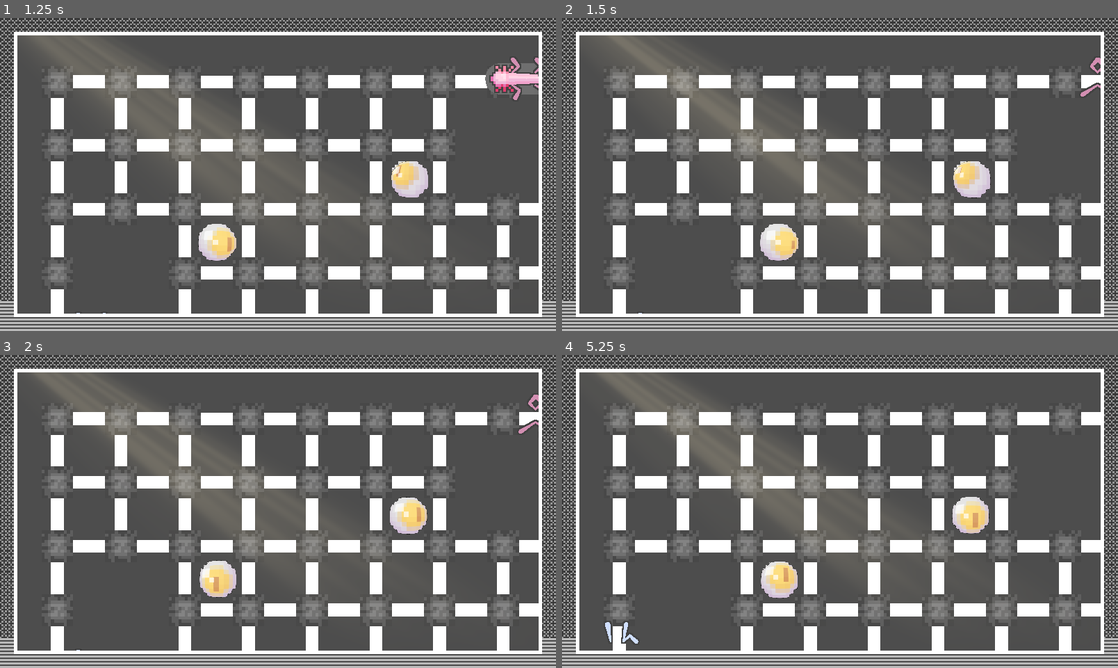
Above: before the commit, frames 1-4 (two rows, left to right).
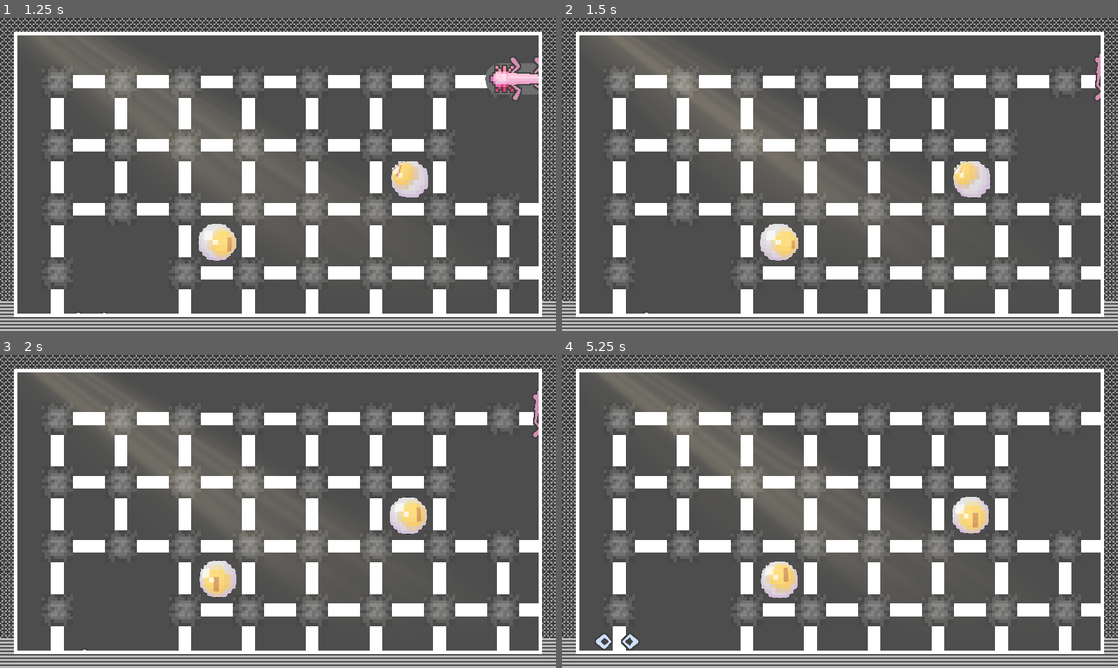
Above: after the commit, the same moments.

Repository: r8114wjbn9118/Hello-Godot-Game-Jam-1
Game: Godot game, scene res://Map/Map.tscn
Same seed, same stepped clock (60 frames per second), same inputs: the game is played once before the commit and once after it. The engine's default icon, where the game draws it, is replaced by a stand-in: a white triangle on a blue panel in a dark square.
Inputs (mouse positions are in pixels of both pictures, inside the frame that each line leads up to):
- Up to frame 1 (1.25 s): tap Enter (ui_accept) at 0.5, 0.77 s; move the mouse to (400, 158) at 0.52 s; hold Right (ui_right) from 0.53 s (still down); hold Z (z) from 0.53 s (still down)
- Up to frame 2 (1.5 s): move the mouse to (728, 190) at 1.27 s; release Right (ui_right) at 1.28 s; release Z (z) at 1.28 s; hold Down (ui_down) from 1.28 s (still down); tap Z (z) at 1.35 s
- Up to frame 3 (2 s): keep holding Down (ui_down); tap Enter (ui_accept) at 1.52 s
- Up to frame 4 (5.25 s): move the mouse to (895, 442) at 2.02 s; release Down (ui_down) at 2.03 s; hold Right (ui_right) 2.03-2.78 s; hold Z (z) 2.03-2.78 s; move the mouse to (812, 574) at 2.77 s; hold Up (ui_up) 2.78-3.53 s; tap Z (z) at 2.85, 4.35 s; tap Enter (ui_accept) at 3.02, 3.5, 3.77, 4.52 s; move the mouse to (1006, 558) at 3.52 s; hold Z (z) 3.53-4.28 s; hold Left (ui_left) 3.53-5.03 s; move the mouse to (673, 464) at 4.27 s; move the mouse to (867, 511) at 5.02 s; hold Down (ui_down) from 5.03 s (still down); hold Z (z) from 5.03 s (still down)

Frame 1 is identical in both runs. In frame 2, 0.1% of the frame differs, in the area x 13-97%, y 11-95%; in frame 3, 0.1%; in frame 4, 0.2%, in the area x 6-14%, y 84-94%.

Commit message:
fix legIK undo

Diff:
--- a/MapItems/WormTail/body/BodyLine.gd
+++ b/MapItems/WormTail/body/BodyLine.gd
@@ -63,9 +63,34 @@
 	BL.global_rotation = Path_rotate - PI/2
 	BL.start_move()
 
+@onready var _undoRedo:UndoRedo = UndoRedo.new()
+
+
+func Do():
+	var arr := [$LegIk_FR, $LegIk_BL, $LegIk_FL, $LegIk_BR]
+	_undoRedo.create_action("leg point save")
+	for i in arr:
+		_undoRedo.add_undo_method(i.update.bind(true))
+		_undoRedo.add_undo_property(i, "points", i.points)
+		_undoRedo.add_undo_property(i, "end_point", i.end_point)
+
+
+	_undoRedo.commit_action()
+func Undo():
+	if _undoRedo.has_undo():
+		_undoRedo.undo()
+
+
+
+
+
+
+
+
+
 var _time = 0.0
 const LEG_SP_MOVE_TIME = 0.05
-func _process(delta: float) -> void:
+func _process(delta: float) -> void: # NOTE 分次移動
 	%Body.global_position = Vector2.ZERO
 	%Body.global_rotation = 0.0
 	_time += delta
--- a/MapItems/WormTail/body/worm_body.gd
+++ b/MapItems/WormTail/body/worm_body.gd
@@ -120,9 +120,13 @@
 @onready var _undoRedo:UndoRedo = UndoRedo.new()
 func Do(): # NOTE 由WormManager調用
 	_undoRedo.create_action("nothing")
-	_undoRedo.add_undo_method(_move)
+
+	_undoRedo.add_do_method(_move)
+	_undoRedo.add_do_method(_bodyLine.Do)
+
 	#print_tree_pretty()
 	_undoRedo.add_undo_method(_unmove.bind(_pathLine.points, _bodyLine.points))
+	_undoRedo.add_undo_method(_bodyLine.Undo)
 	_undoRedo.commit_action()
 func Undo():
 	if _undoRedo.has_undo():
--- a/MapItems/WormTail/legIK/LegIK.tscn
+++ b/MapItems/WormTail/legIK/LegIK.tscn
@@ -13,7 +13,7 @@
 
 [node name="Line2D" type="Line2D" parent="Node"]
 unique_name_in_owner = true
-points = PackedVector2Array(0, 0, 15, 0, 30, 0)
+points = PackedVector2Array(0, 0, 0, 0, 0, 0)
 width = 7.0
 width_curve = SubResource("Curve_1conq")
 default_color = Color(1, 0.733333, 0.835294, 1)
--- a/MapItems/WormTail/legIK/leg_ik.gd
+++ b/MapItems/WormTail/legIK/leg_ik.gd
@@ -9,6 +9,10 @@
 var points:
 	set(value): line.points = value
 	get: return line.points
+
+var end_point: ## NOTE for undoRedo from Body
+	set(value): %LegEnd.global_position = value
+	get: return %LegEnd.global_position
 
 func start_move():
 	need_update = true
@@ -30,21 +34,19 @@
 # Called every frame. 'delta' is the elapsed time since the previous frame.
 func _process(delta: float) -> void:
 	if need_update:
-		#global_position = Vector2.ZERO
-		#global_rotation = 0.0
 
-
-		$Node.global_position = Vector2.ZERO
-		$Node.global_rotation = 0.0
 		update()
 		if points == old_points:
 			need_update = false
 		old_points = points
 
-func update():
+
+func update(forced:bool = false):
+	$Node.global_position = Vector2.ZERO
+	$Node.global_rotation = 0.0
 	var StartAt:Vector2 = global_position
 	var EndAt:Vector2 = %LegEnd.global_position
-	if not _moving and canMove:
+	if (not _moving and canMove) or forced:
 		if (%LegEnd.global_position - %Target.global_position).length() > STEP_LENGTH: # 重置落腳點
 			_moving = true
 			var tween = create_tween()
